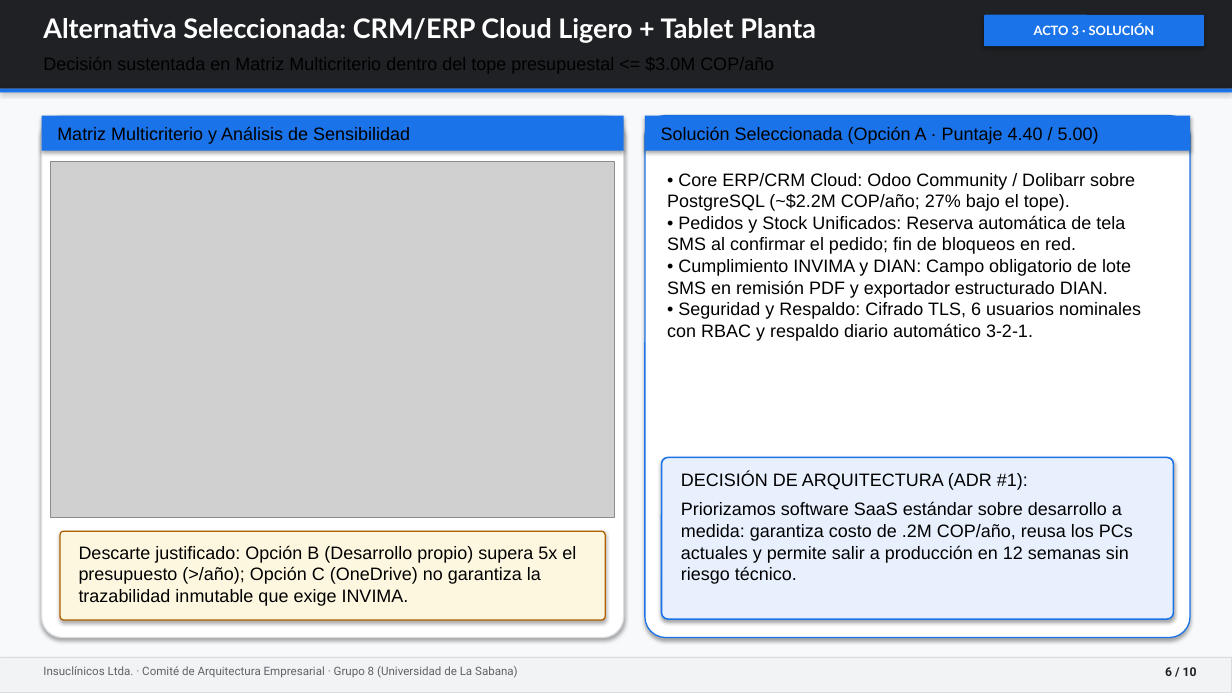
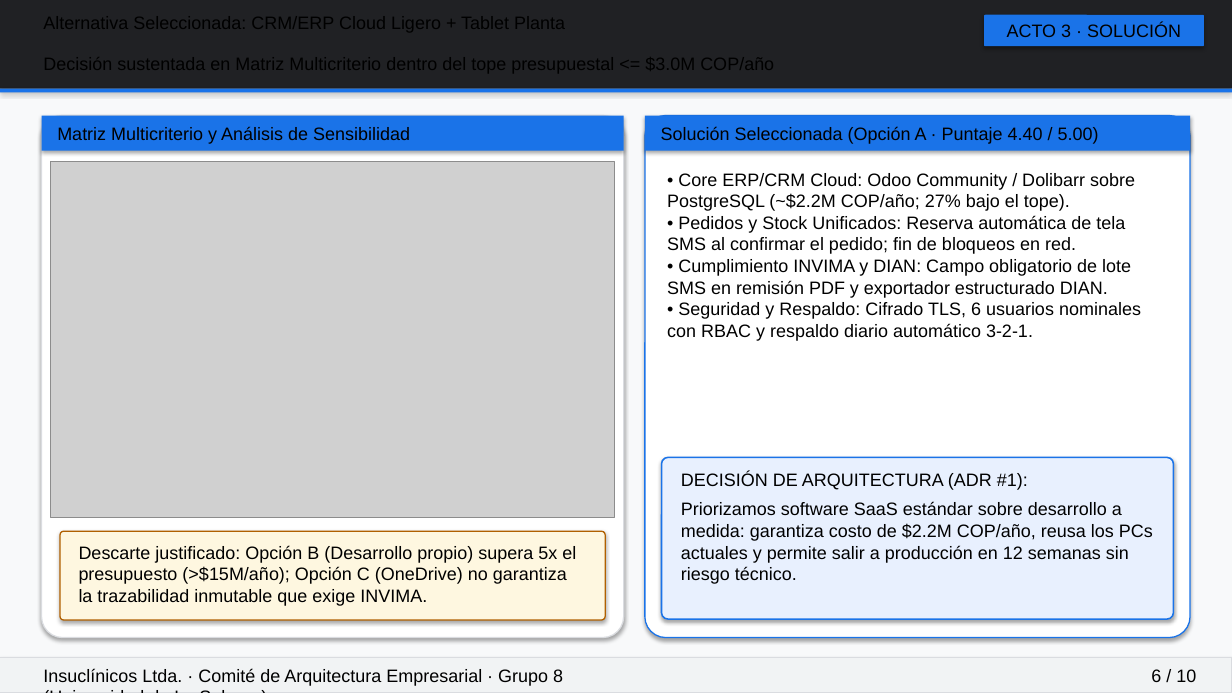
Before and after one commit to gevengood/AREM-arquitectura-empresarial-insuclinicos, a slide deck: slide 6 of 09-presentacion-final/presentacion.pptx. Drawn at 1232x693 pixels with LibreOffice and Linux fonts; fonts in the diff are those of the drawing; grey boxes stand for pictures. Boxes give left, top, right and bottom in pixels: in the first picture for what was removed or moved away, otherwise in the second. Text is boxed around its words. In the diff, an @@ line names an element or a change of style, - is before the commit and + after.

```diff
--- a/09-presentacion-final/presentacion.pptx
+++ b/09-presentacion-final/presentacion.pptx
@@ text removed at (x1=43, y1=18, x2=816, y2=43) @@
-Alternativa Seleccionada: CRM/ERP Cloud Ligero + Tablet Planta
@@ rounded rectangle "ACTO 3 · SOLUCIÓN" at (x1=984, y1=15, x2=1204, y2=46): size 10 to 14 pt, font Lato to Arial, text colour #FFFFFF to #000000, bold off @@
@@ text at (x1=681, y1=502, x2=1153, y2=584): text changed @@
-Priorizamos software SaaS estándar sobre desarrollo a medida: garantiza costo de .2M COP/año, reusa los PCs actuales y permite salir a producción en 12 semanas sin riesgo técnico.
+Priorizamos software SaaS estándar sobre desarrollo a medida: garantiza costo de $2.2M COP/año, reusa los PCs actuales y permite salir a producción en 12 semanas sin riesgo técnico.
@@ text at (x1=79, y1=545, x2=576, y2=606): text changed @@
-Descarte justificado: Opción B (Desarrollo propio) supera 5x el presupuesto (>/año); Opción C (OneDrive) no garantiza la trazabilidad inmutable que exige INVIMA.
+Descarte justificado: Opción B (Desarrollo propio) supera 5x el presupuesto (>$15M/año); Opción C (OneDrive) no garantiza la trazabilidad inmutable que exige INVIMA.
@@ text "Insuclínicos Ltda. · Comité de ..." at (x1=43, y1=668, x2=563, y2=686): size 9 to 14 pt, font Roboto to Arial, text colour #5F6368 to #000000 @@
@@ text "6 / 10" at (x1=1151, y1=669, x2=1196, y2=682): size 9.5 to 14 pt, font Roboto to Arial, text colour #202124 to #000000, bold off @@
```
Also in this commit, not shown: 9 other slides changed, 1 other file.
